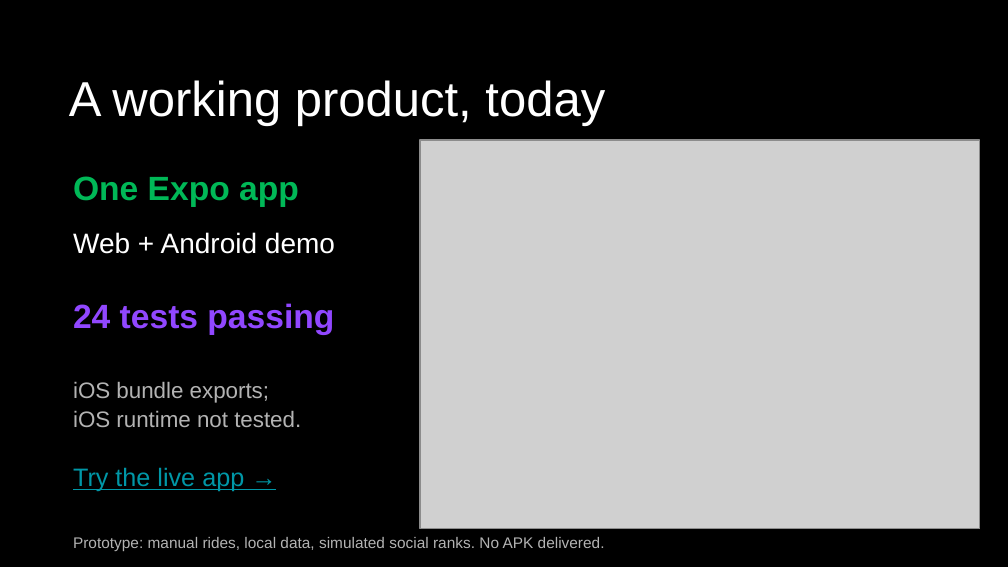
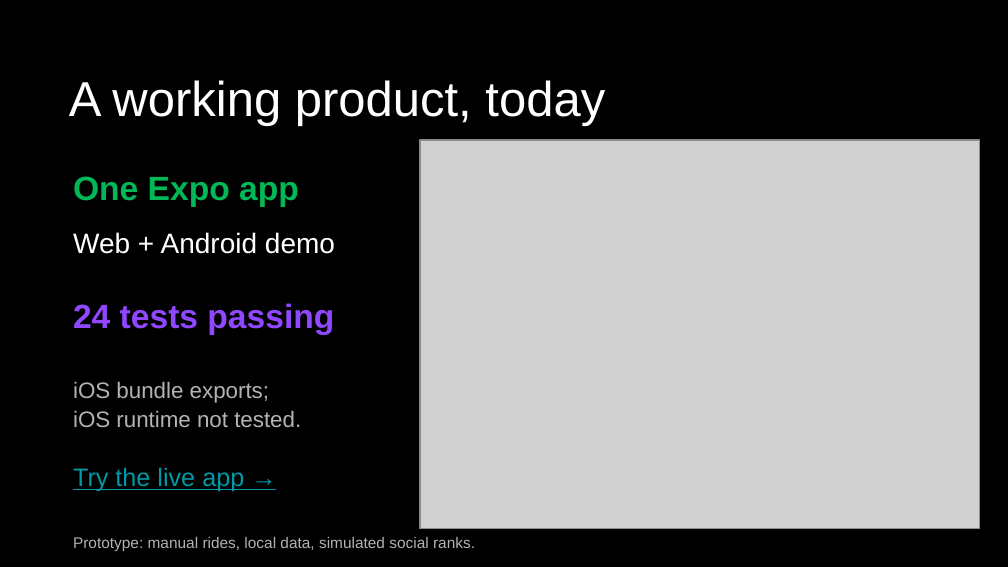
Before and after one commit to Roojool/pune-metro-strava, a slide deck: slide 4 of pitch/output/MetroQuest-Pitch-2026.pptx. Drawn at 1008x567 pixels with LibreOffice and Linux fonts; fonts in the diff are those of the drawing; grey boxes stand for pictures. Boxes give left, top, right and bottom in pixels: in the first picture for what was removed or moved away, otherwise in the second. Text is boxed around its words. In the diff, an @@ line names an element or a change of style, - is before the commit and + after.

```diff
--- a/pitch/output/MetroQuest-Pitch-2026.pptx
+++ b/pitch/output/MetroQuest-Pitch-2026.pptx
@@ text at box(73, 537, 475, 551): text changed @@
-Prototype: manual rides, local data, simulated social ranks. No APK delivered.
+Prototype: manual rides, local data, simulated social ranks.
```
Also in this commit, not shown: 1 other slide changed, 5 other files.
